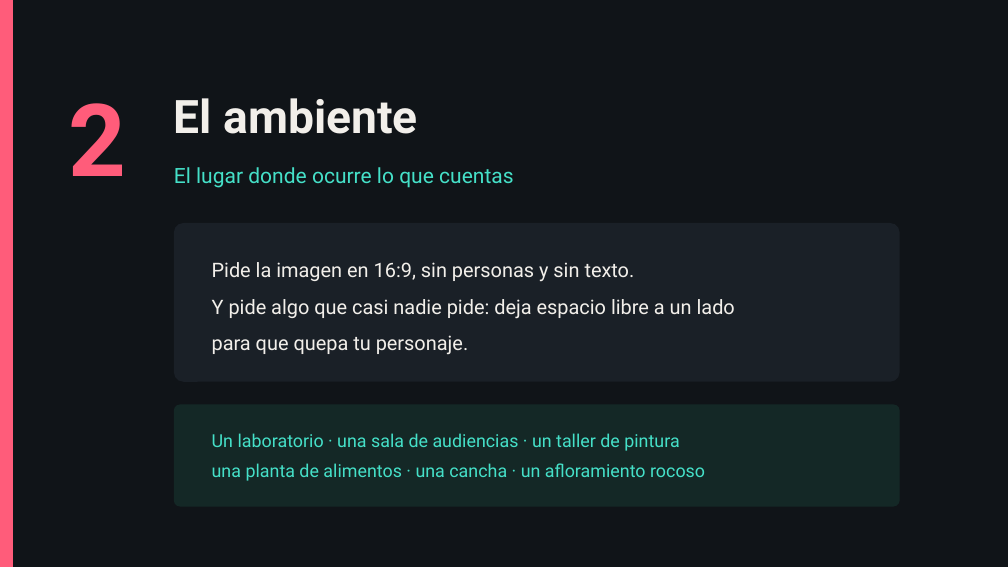
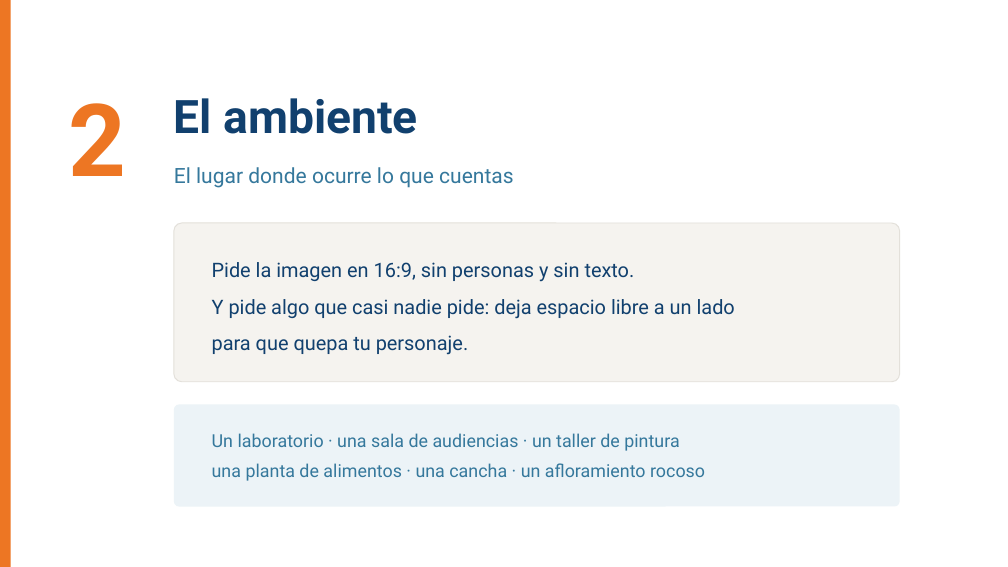
Before and after one commit to BioAITeamLearning/IntroInfo_2026_02_Ucaldas, a slide deck: slide 8 of _static/sesion06/S06_audio_imagen_video.pptx. Drawn at 1008x567 pixels with LibreOffice and Linux fonts; fonts in the diff are those of the drawing. Boxes give left, top, right and bottom in pixels: in the first picture for what was removed or moved away, otherwise in the second. Text is boxed around its words. In the diff, an @@ line names an element or a change of style, - is before the commit and + after.

```diff
--- a/_static/sesion06/S06_audio_imagen_video.pptx
+++ b/_static/sesion06/S06_audio_imagen_video.pptx
@@ background #101418 to #FFFFFF @@
@@ rectangle at bbox=[0, 0, 11, 567]: fill #FF5C7A to #ED7623 @@
@@ text "2" at bbox=[68, 103, 126, 176]: text colour #FF5C7A to #ED7623 @@
@@ text "El ambiente" at bbox=[174, 98, 418, 134]: text colour #F2EFEA to #11406E @@
@@ text "El lugar donde ocurre lo ..." at bbox=[174, 167, 513, 188]: text colour #45E0C8 to #35789C @@
@@ rounded rectangle at bbox=[174, 223, 900, 382]: fill #1A2027 to #F5F3EF; outline none to #E3E0DA 0.9 pt; proportions changed @@
@@ text "Pide la imagen en 16:9, ..." at bbox=[212, 262, 735, 355]: text colour #F2EFEA to #11406E @@
@@ rounded rectangle at bbox=[174, 405, 900, 507]: fill #142826 to #ECF3F7; proportions changed @@
@@ text "Un laboratorio · una sala ..." at bbox=[212, 433, 705, 481]: text colour #45E0C8 to #35789C @@
```
Also in this commit, not shown: 14 other slides changed, 5 other files.
